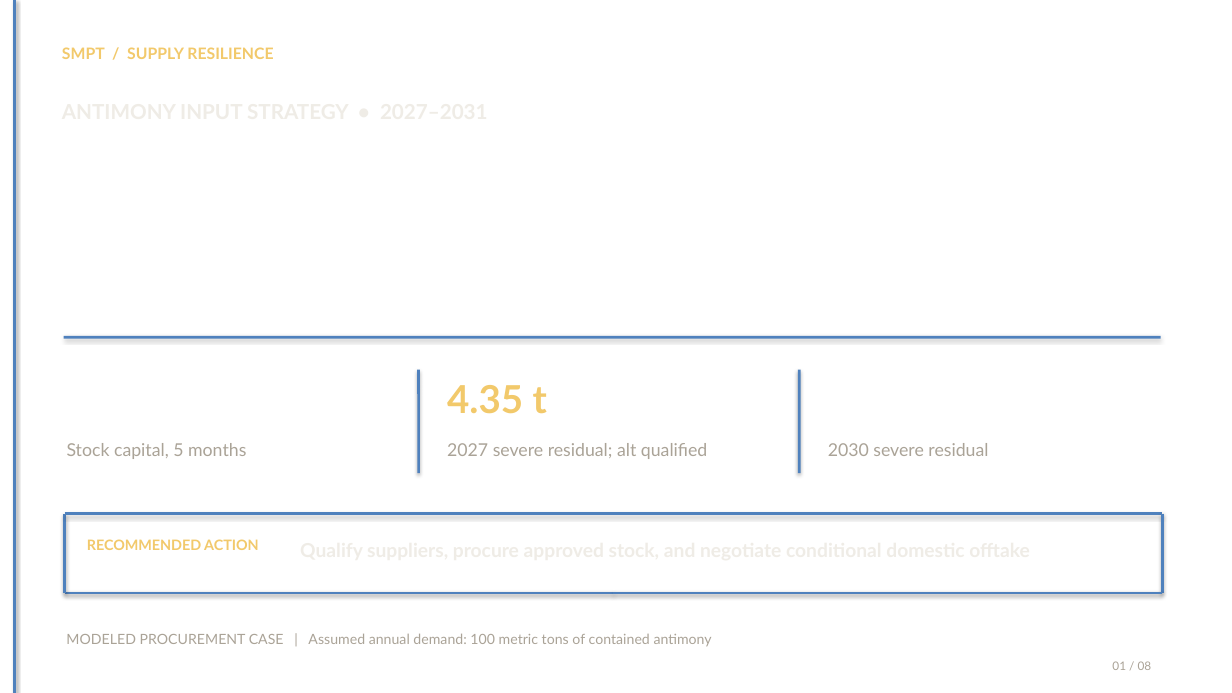
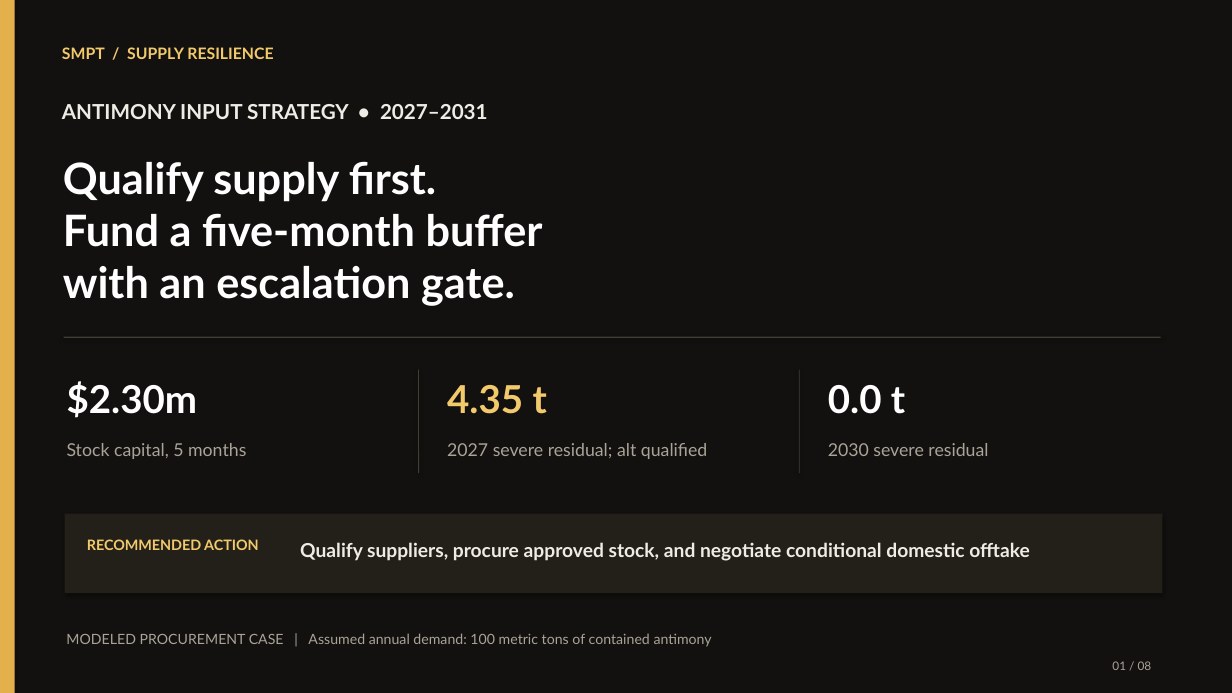
Before and after one commit to VSSpowerlifting/strategic-materials-policy-tracker, a slide deck: slide 1 of research/legacy-archivo-review-20261106/Applied_001_Antimony_Archivo_candidate.pptx. Drawn at 1232x693 pixels with LibreOffice and Linux fonts; fonts in the diff are those of the drawing. Boxes give left, top, right and bottom in pixels: in the first picture for what was removed or moved away, otherwise in the second. Text is boxed around its words. In the diff, an @@ line names an element or a change of style, - is before the commit and + after.

```diff
--- a/research/legacy-archivo-review-20261106/Applied_001_Antimony_Archivo_candidate.pptx
+++ b/research/legacy-archivo-review-20261106/Applied_001_Antimony_Archivo_candidate.pptx
@@ freeform shape added at box(0, 0, 1232, 693), fill #FFFFFF @@
@@ freeform shape added at box(0, 0, 1232, 693), fill #12110F @@
@@ freeform shape added at box(0, 0, 15, 693), fill #E3B04B @@
@@ line removed from (15, 0) to (15, 693) @@
@@ text added at box(62, 104, 488, 119), 16.1 pt, text #EFECE6, bold @@
+ANTIMONY INPUT STRATEGY • 2027–2031
@@ text added at box(63, 161, 436, 202), 33.7 pt, text #FFFFFF, bold @@
+Qualify supply first.
@@ text added at box(63, 213, 543, 247), 33.7 pt, text #FFFFFF, bold @@
+Fund a five-month buffer
@@ text added at box(63, 266, 515, 306), 33.7 pt, text #FFFFFF, bold @@
+with an escalation gate.
@@ line (64, 337) - (1161, 337): stroke #4F81BD 2 pt to #433E34 0.91 pt @@
@@ text added at box(67, 381, 198, 418), 30 pt, text #FFFFFF, bold @@
+$2.30m
@@ line (419, 370) - (419, 473): stroke #4F81BD 2 pt to #433E34 0.65 pt @@
@@ line (799, 370) - (799, 473): stroke #4F81BD 2 pt to #433E34 0.65 pt @@
@@ text added at box(828, 385, 905, 414), 30 pt, text #FFFFFF, bold @@
+0.0 t
@@ line removed from (65, 593) to (65, 514) @@
@@ line removed from (65, 514) to (1163, 514) @@
@@ freeform shape added at box(65, 514, 1163, 593), fill #232019 @@
@@ line removed from (1163, 514) to (1163, 593) @@
@@ text added at box(300, 542, 1029, 561), 15 pt, text #EFECE6, bold @@
+Qualify suppliers, procure approved stock, and negotiate conditional domestic offtake
@@ line removed from (614, 593) to (65, 593) @@
@@ line removed from (1163, 593) to (614, 593) @@
```
Also in this commit, not shown: 7 other slides changed, 9 other files.
